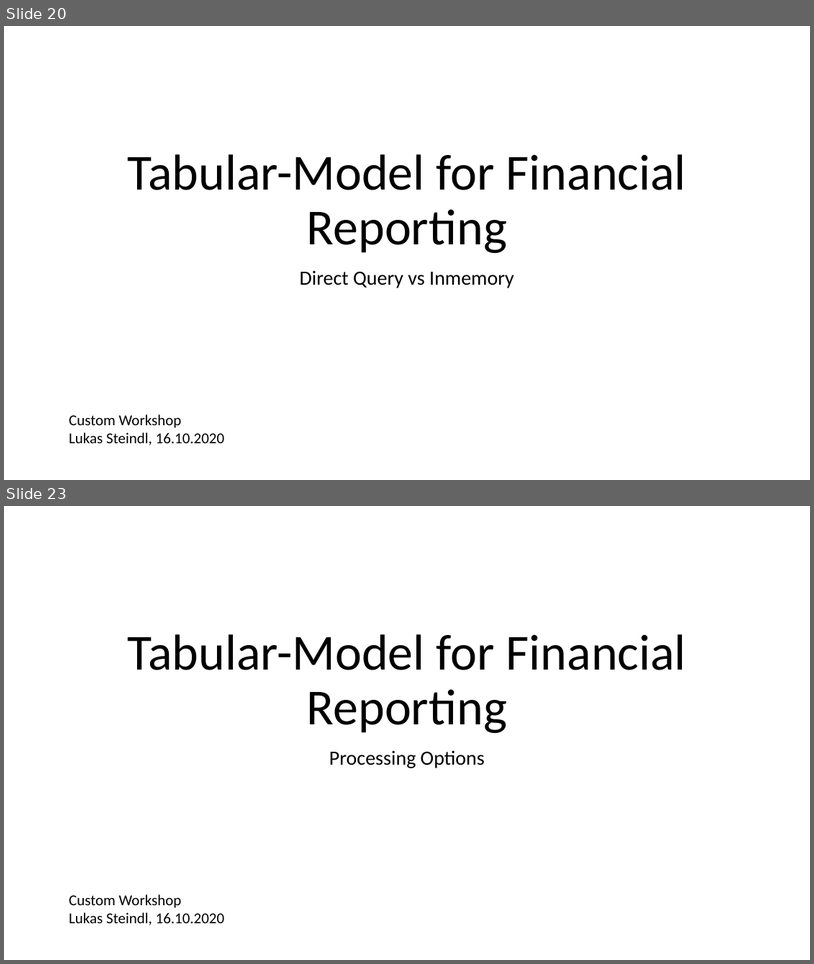
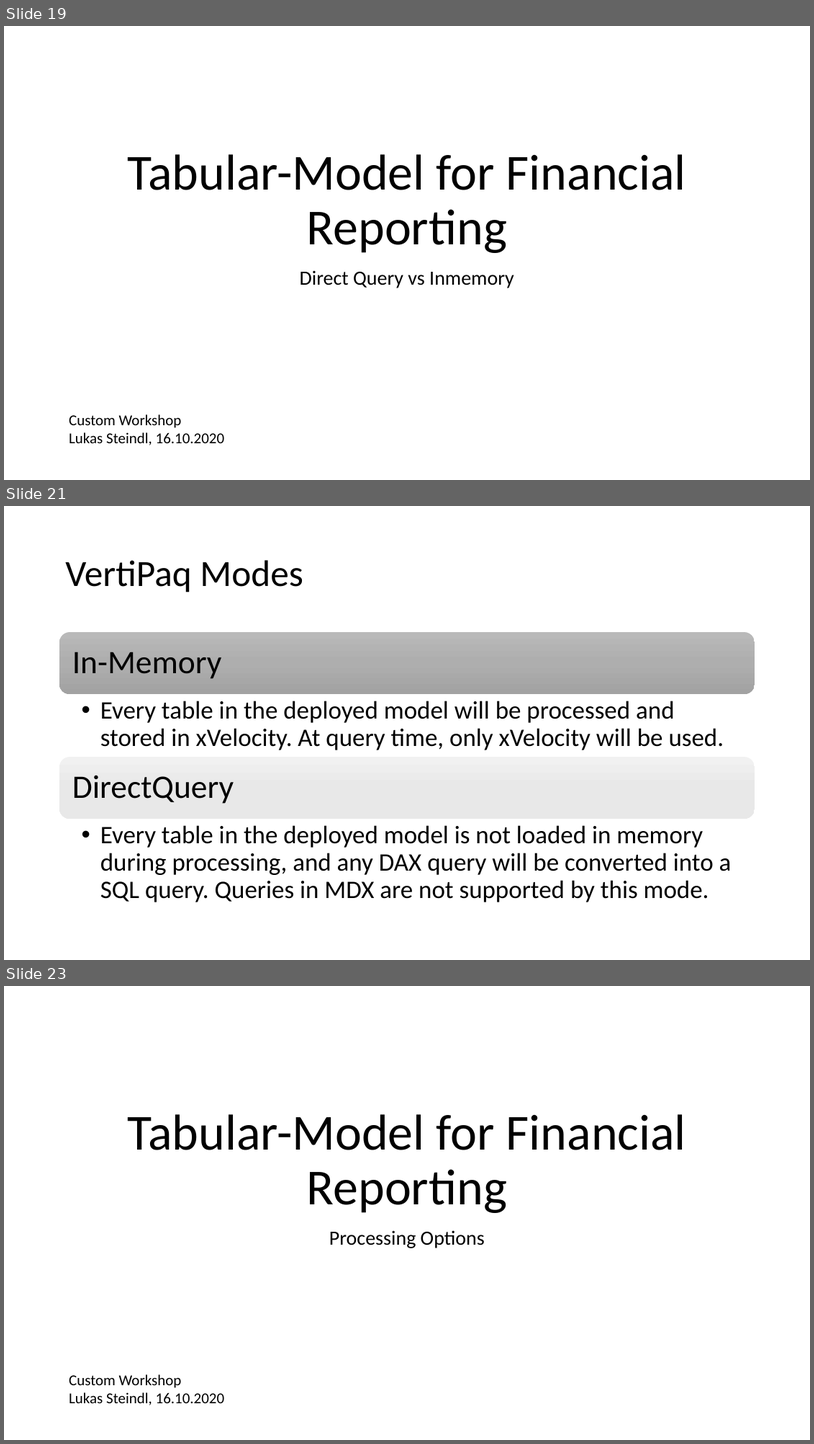
Before and after one commit to LukasSteindl/tabularmodelforfinance, a slide deck: Slides.pptx. Shown one above the other, each under a label of ours: slides 20 and 23 before the commit, slides 19, 21 and 23 after it; the slides between them are not shown. The pictures are 814x964 and 814x1444 pixels, drawn with LibreOffice and Linux fonts; fonts in the diff are those of the drawing. Boxes give left, top, right and bottom in pixels: in the first picture for what was removed or moved away, otherwise in the second. Text is boxed around its words. In the diff, an @@ line names an element or a change of style, - is before the commit and + after.

```diff
--- a/Slides.pptx
+++ b/Slides.pptx
@@ slide 21 added at [4, 506, 810, 960], background #FFFFFF @@
@@ title added at [65, 560, 303, 592], 44 pt, text #000000 @@
+VertiPaq Modes
@@ group added at [59, 632, 756, 902]: 4 texts, 2 rounded rectangles @@
+In-Memory
+  • Every table in the deployed model will be processed and stored in xVelocity. At query time, only xVelocity will be used.
+DirectQuery
+  • Every table in the deployed model is not loaded in memory during processing, and any DAX query will be converted into a SQL query. Queries in MDX are not supported by this mode.
@@ what was slide 20 is now slide 19 @@
```
Also in this commit, not shown: 6 slides changed, 2 other slides added, 3 slides removed.
